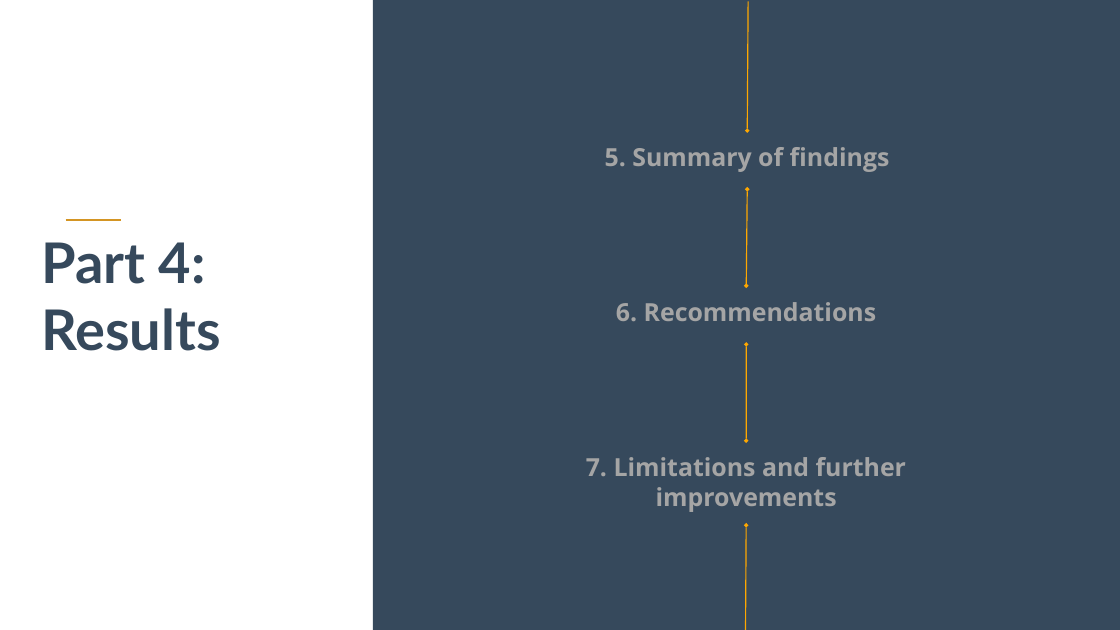
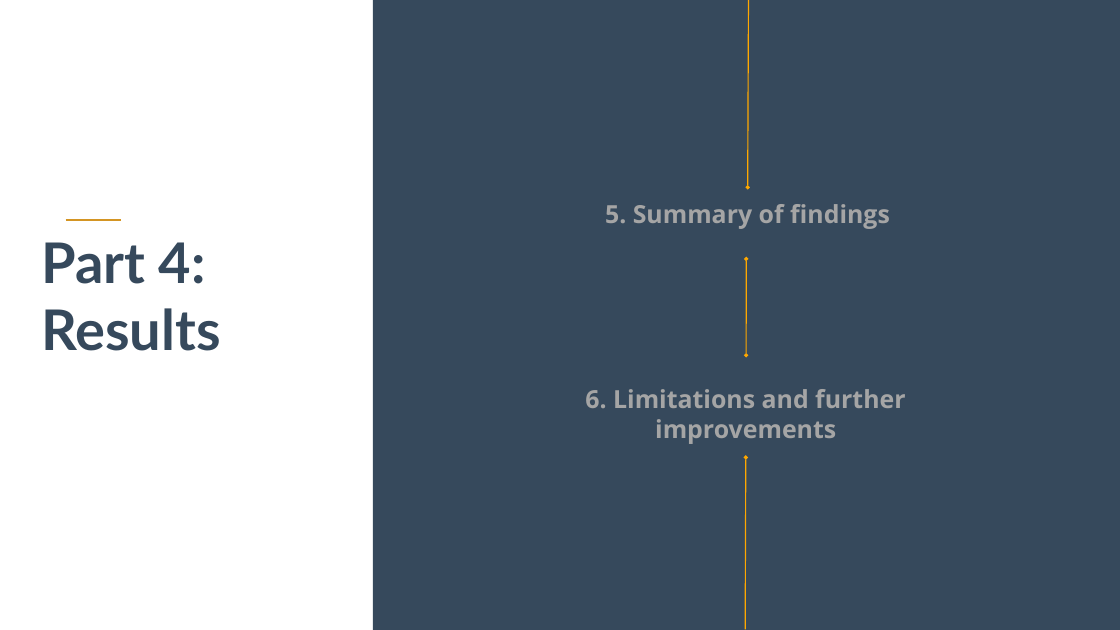
Before and after one commit to ogrnz/analytics-consulting, a slide deck: slide 10 of A/Presentation Case A.pptx (slide 9 before the commit). Drawn at 1120x630 pixels with LibreOffice and Linux fonts; fonts in the diff are those of the drawing. Boxes give left, top, right and bottom in pixels: in the first picture for what was removed or moved away, otherwise in the second. Text is boxed around its words. In the diff, an @@ line names an element or a change of style, - is before the commit and + after.

```diff
--- a/A/Presentation Case A.pptx
+++ b/A/Presentation Case A.pptx
@@ arrow moved from (748, 2) - (747, 130) to (749, 0) - (748, 187) @@
@@ text "5. Summary of findings": place and size @@
-text "5. Summary of findings" at (605, 147, 890, 172)
+text "5. Summary of findings" at (605, 204, 890, 229)
@@ double arrow moved from (747, 189) - (746, 286) to (746, 259) - (746, 355) @@
@@ text removed at (616, 302, 877, 321) @@
-6. Recommendations
@@ double arrow removed from (746, 344) to (746, 441) @@
@@ text at (585, 389, 905, 444): text changed @@
-7. Limitations and further improvements
+6. Limitations and further improvements
@@ arrow moved from (746, 525) - (745, 630) to (746, 458) - (745, 629) @@
```
Also in this commit, not shown: 10 other slides changed, 4 slides added, 2 slides removed.
